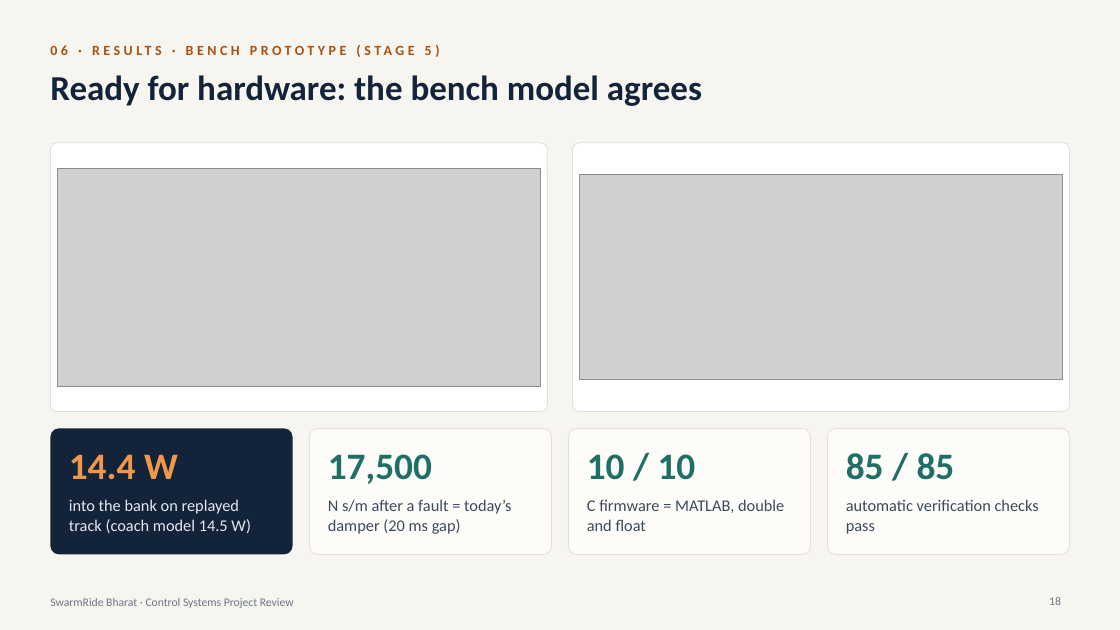
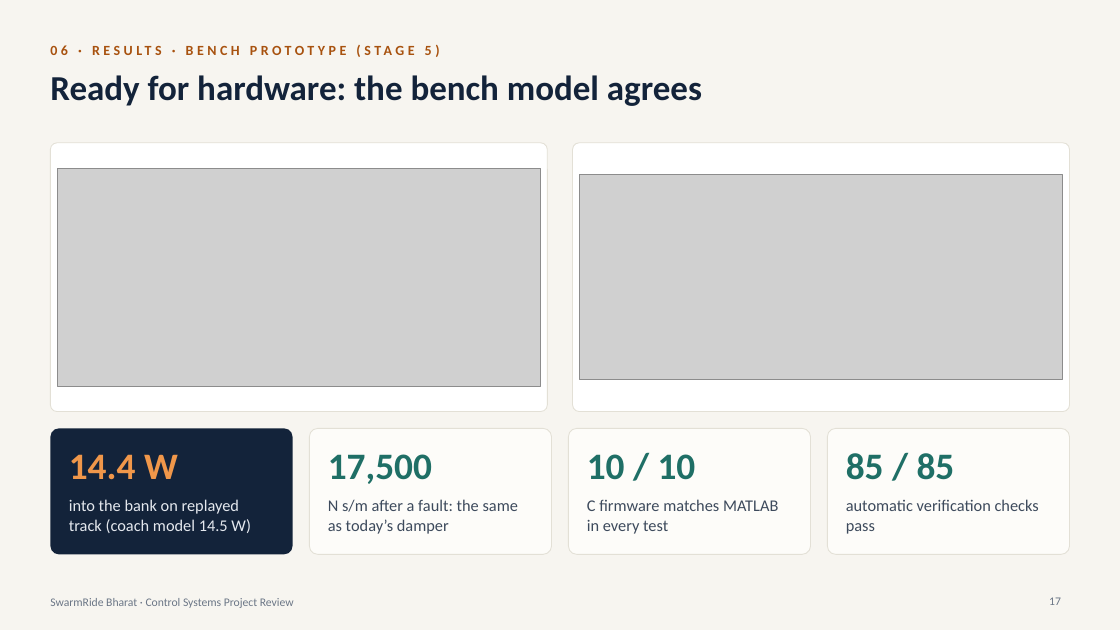
Before and after one commit to Sangeeth0301/SwarmRide-Bharat, a slide deck: slide 17 of presentation/SwarmRide_Bharat_Project_Review.pptx (slide 18 before the commit). Drawn at 1120x630 pixels with LibreOffice and Linux fonts; fonts in the diff are those of the drawing; grey boxes stand for pictures. Boxes give left, top, right and bottom in pixels: in the first picture for what was removed or moved away, otherwise in the second. Text is boxed around its words. In the diff, an @@ line names an element or a change of style, - is before the commit and + after.

```diff
--- a/presentation/SwarmRide_Bharat_Project_Review.pptx
+++ b/presentation/SwarmRide_Bharat_Project_Review.pptx
@@ text at (328,499,518,534): text changed @@
-N s/m after a fault = today’s damper (20 ms gap)
+N s/m after a fault: the same as today’s damper
@@ text at (587,499,778,534): text changed @@
-C firmware = MATLAB, double and float
+C firmware matches MATLAB in every test
@@ page number at (1049,597,1061,605): text changed @@
-18
+17
```
Also in this commit, not shown: 3 other slides changed, 1 slide added, 2 slides removed.
